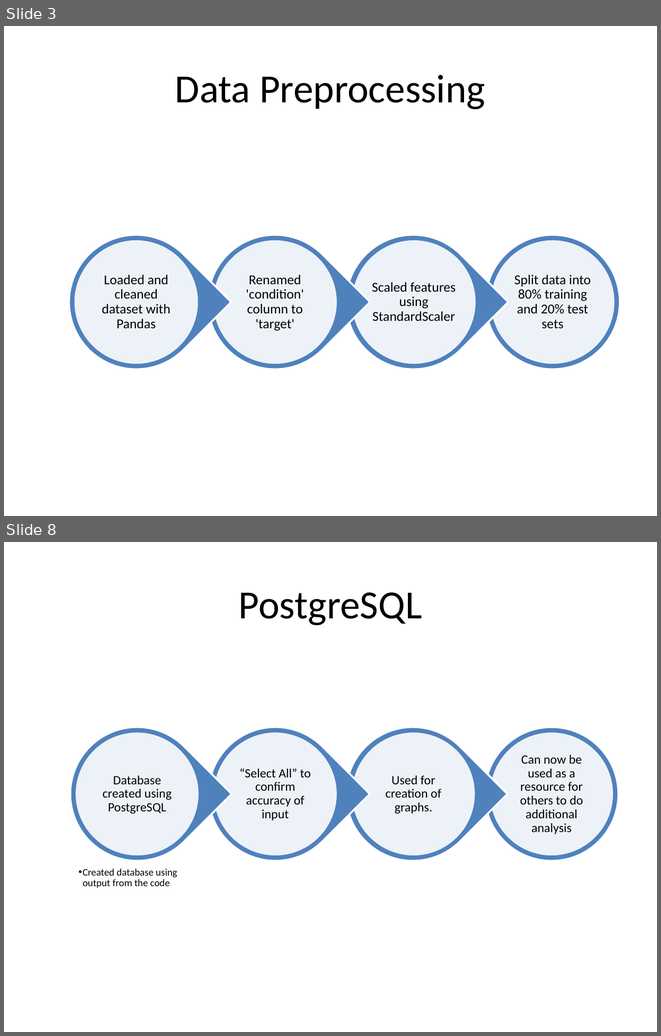
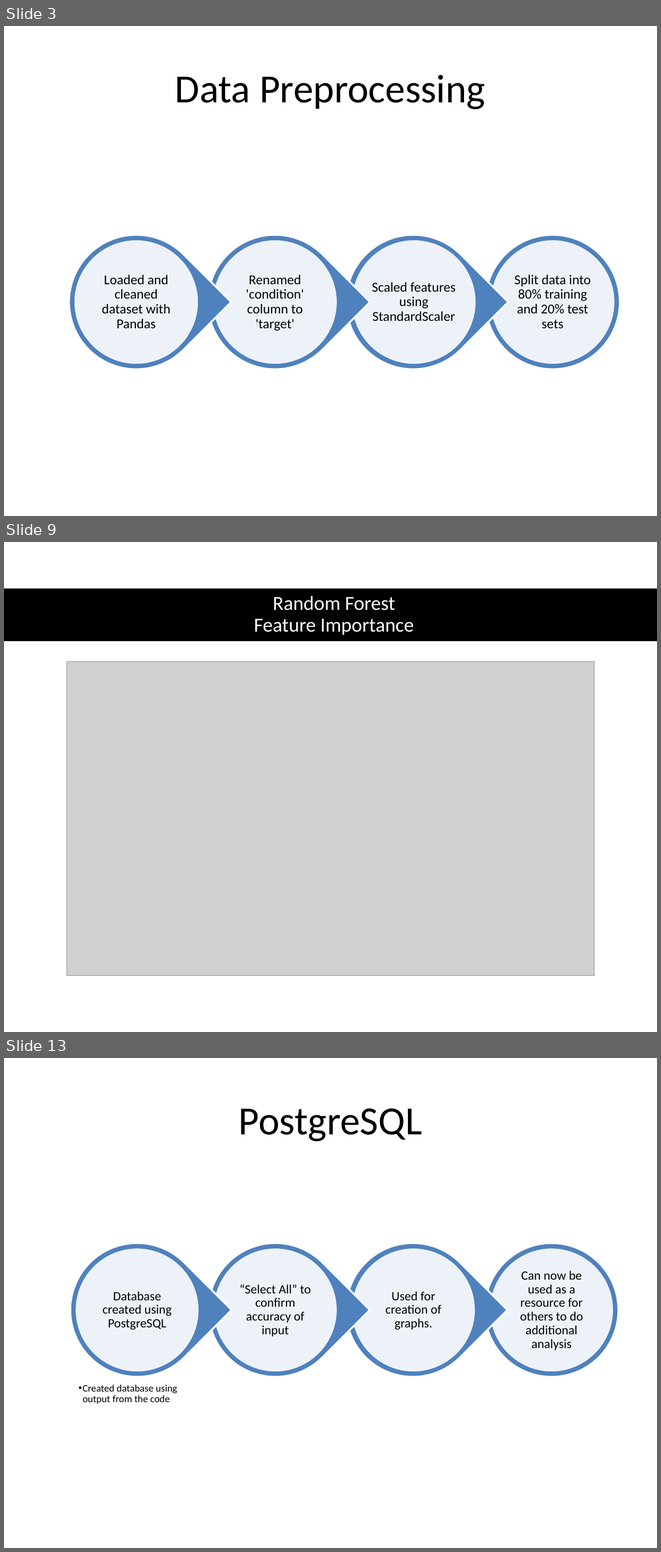
Before and after one commit to AndreaLHazzard/Heart_Disease_Predictor, a slide deck: Heart_Disease_Model_Presentation.pptx. Shown one above the other, each under a label of ours: slides 3 and 8 before the commit, slides 3, 9 and 13 after it; the slides between them are not shown. The pictures are 661x1036 and 661x1552 pixels, drawn with LibreOffice and Linux fonts; fonts in the diff are those of the drawing; grey boxes stand for pictures. Boxes give left, top, right and bottom in pixels: in the first picture for what was removed or moved away, otherwise in the second. Text is boxed around its words. In the diff, an @@ line names an element or a change of style, - is before the commit and + after.

```diff
--- a/Heart_Disease_Model_Presentation.pptx
+++ b/Heart_Disease_Model_Presentation.pptx
@@ slide 9 added at <box>4,542,657,1032</box>, background #FFFFFF @@
@@ rectangle added at <box>4,588,657,641</box>, fill #000000 @@
@@ title added at <box>254,596,414,635</box>, 22 pt, text #FFFFFF @@
+Random Forest
+Feature Importance
@@ picture added at <box>67,661,594,976</box> @@
@@ what was slide 8 is now slide 13 @@
```
Also in this commit, not shown: 14 slides changed, 5 other slides added, 4 slides removed.
